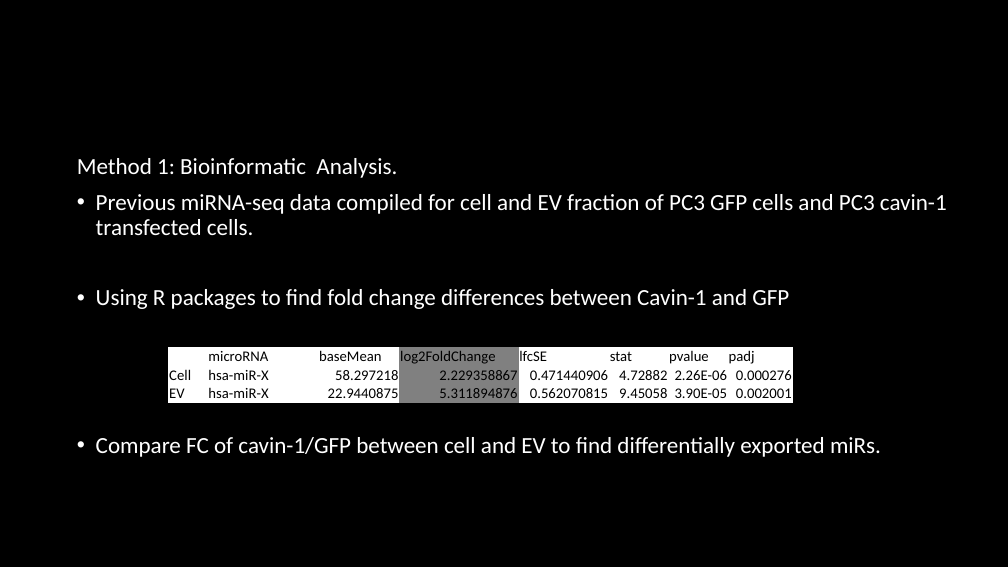
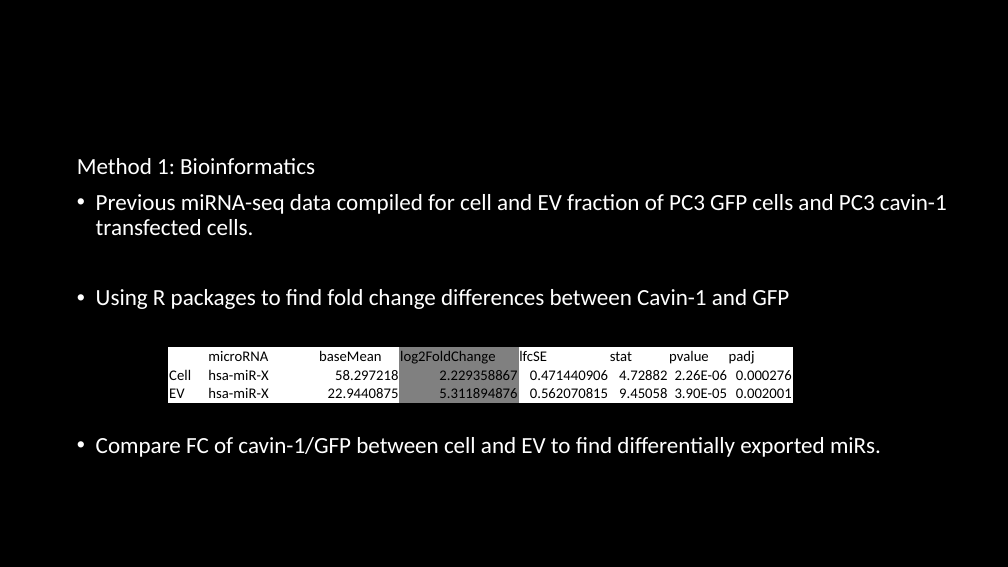
Before and after one commit to HarleyRobinson/Honours2, a slide deck: slide 9 of BackgroundInfo/Selective export of microRNA via extracellular vesicles.pptx (slide 8 before the commit). Drawn at 1008x567 pixels with LibreOffice and Linux fonts; fonts in the diff are those of the drawing; background and template pictures are left out. Boxes give left, top, right and bottom in pixels: in the first picture for what was removed or moved away, otherwise in the second. Text is boxed around its words. In the diff, an @@ line names an element or a change of style, - is before the commit and + after.

```diff
--- a/BackgroundInfo/Selective export of microRNA via extracellular vesicles.pptx
+++ b/BackgroundInfo/Selective export of microRNA via extracellular vesicles.pptx
@@ text at (x1=77, y1=158, x2=315, y2=174): text changed @@
-Method 1: Bioinformatic Analysis.
+Method 1: Bioinformatics
```
Also in this commit, not shown: 9 other slides changed, 1 slide added, 20 other files.
